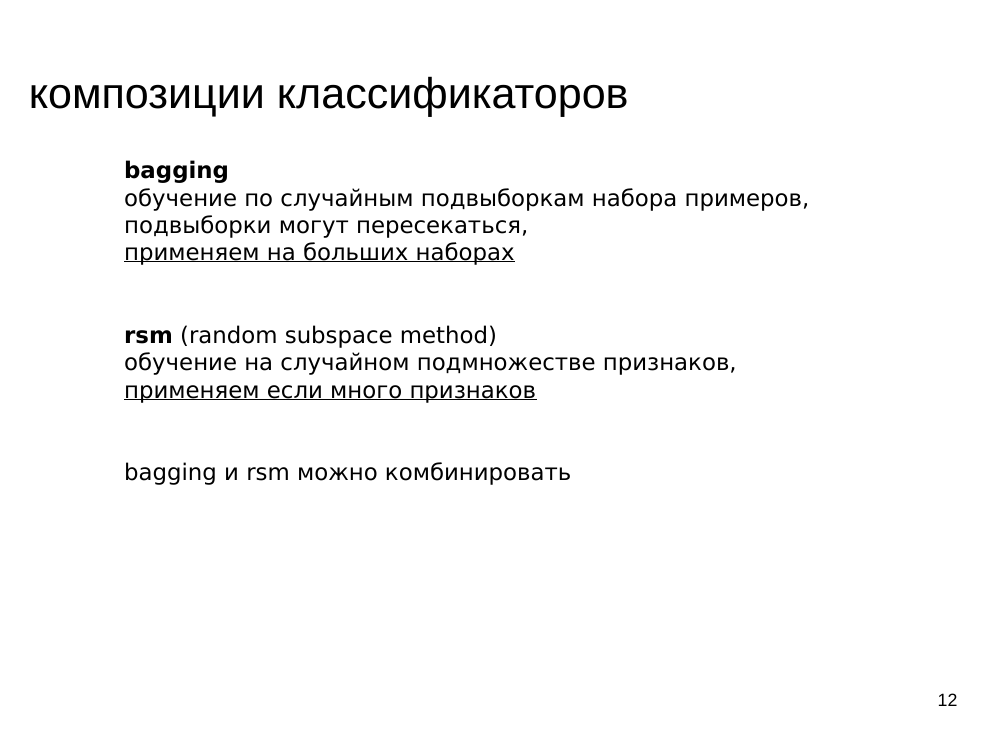
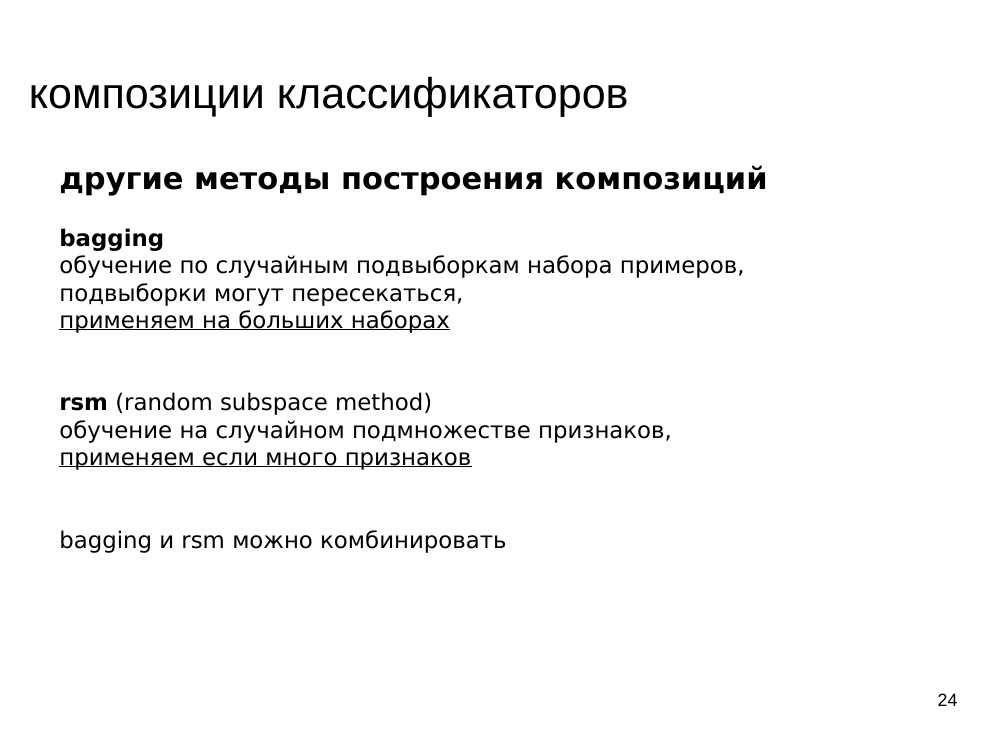
Before and after one commit to mechanoid5/ml_lectorium_legacy, a slide deck: slide 24 of 11-boost.odp (slide 12 before the commit). Drawn at 1008x756 pixels with LibreOffice and Linux fonts; fonts in the diff are those of the drawing; background and template pictures are left out. Boxes give left, top, right and bottom in pixels: in the first picture for what was removed or moved away, otherwise in the second. Text is boxed around its words. In the diff, an @@ line names an element or a change of style, - is before the commit and + after.

```diff
--- a/11-boost.odp
+++ b/11-boost.odp
@@ text "другие методы построения композиций": place and size @@
-text "другие методы построения композиций" at <box>124,160,810,485</box>
+text "другие методы построения композиций" at <box>59,165,768,553</box>
@@ text at <box>59,165,768,196</box>: paragraph added @@
+другие методы построения композиций
@@ page number at <box>938,693,958,706</box>: text changed @@
-12
+24
```
Also in this commit, not shown: 10 other slides changed, 13 slides added, 1 other file.
